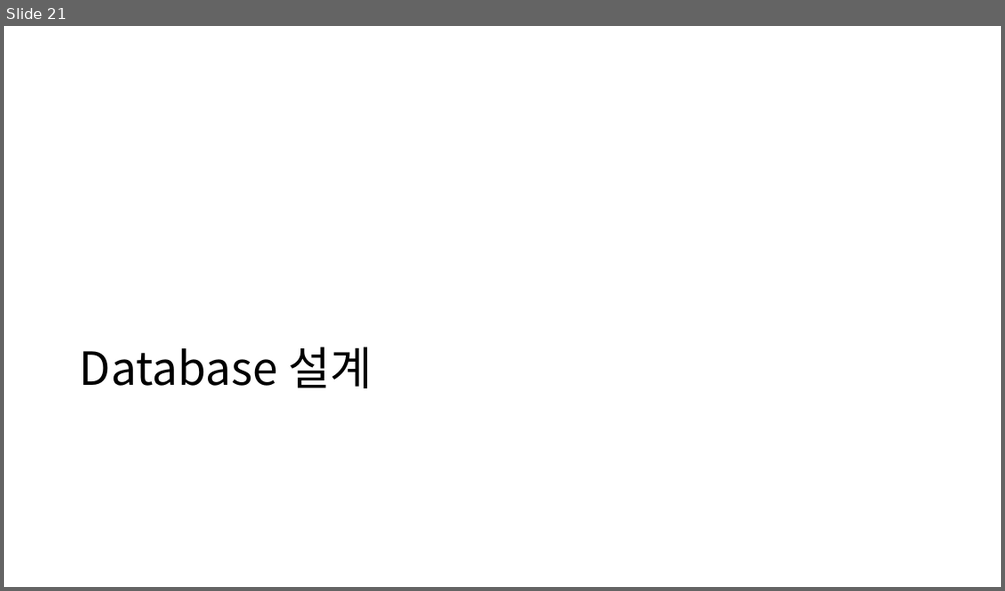
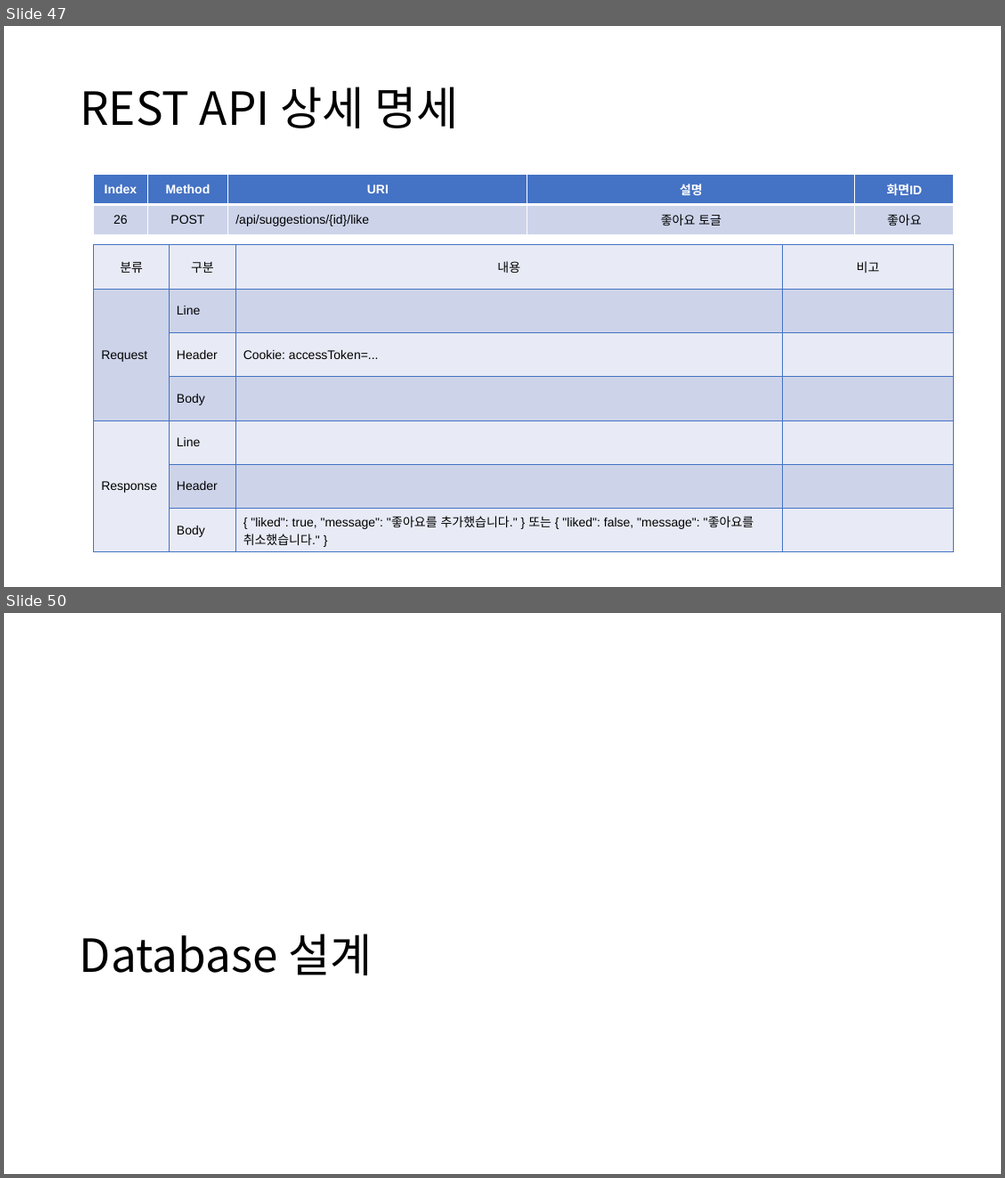
Before and after one commit to kimyuchan-1/MiniProject, a slide deck: 미니프로젝트계획서.pptx. Shown one above the other, each under a label of ours: slide 21 before the commit, slides 47 and 50 after it; the slides between them are not shown. The pictures are 1005x591 and 1005x1178 pixels, drawn with LibreOffice and Linux fonts; fonts in the diff are those of the drawing. Boxes give left, top, right and bottom in pixels: in the first picture for what was removed or moved away, otherwise in the second. Text is boxed around its words. In the diff, an @@ line names an element or a change of style, - is before the commit and + after.

```diff
--- a/미니프로젝트계획서.pptx
+++ b/미니프로젝트계획서.pptx
@@ slide 47 added at [4,26,1001,587], background #FFFFFF @@
@@ title added at [80,87,458,128], 44 pt, text #000000 @@
+REST API 상세 명세
@@ table added at [94,174,954,234], 2 rows, 5 columns @@
+Index | Method | URI | 설명 | 화면ID
+26 | POST | /api/suggestions/{id}/like | 좋아요 토글 | 좋아요
@@ table added at [94,245,954,553], 7 rows, 4 columns @@
+분류 | 구분 | 내용 | 비고
+Request | Line |  | 
+ | Header | Cookie: accessToken=... | 
+ | Body |  | 
+Response | Line |  | 
+ | Header |  | 
+ | Body | { "liked": true, "message": "좋아요를 추가했습니다." } 또는 { "liked": false, "message": "좋아요를 취소했습니다." } | 
@@ what was slide 21 is now slide 50 @@
```
Also in this commit, not shown: 4 slides changed, 28 other slides added, 11 other files.
